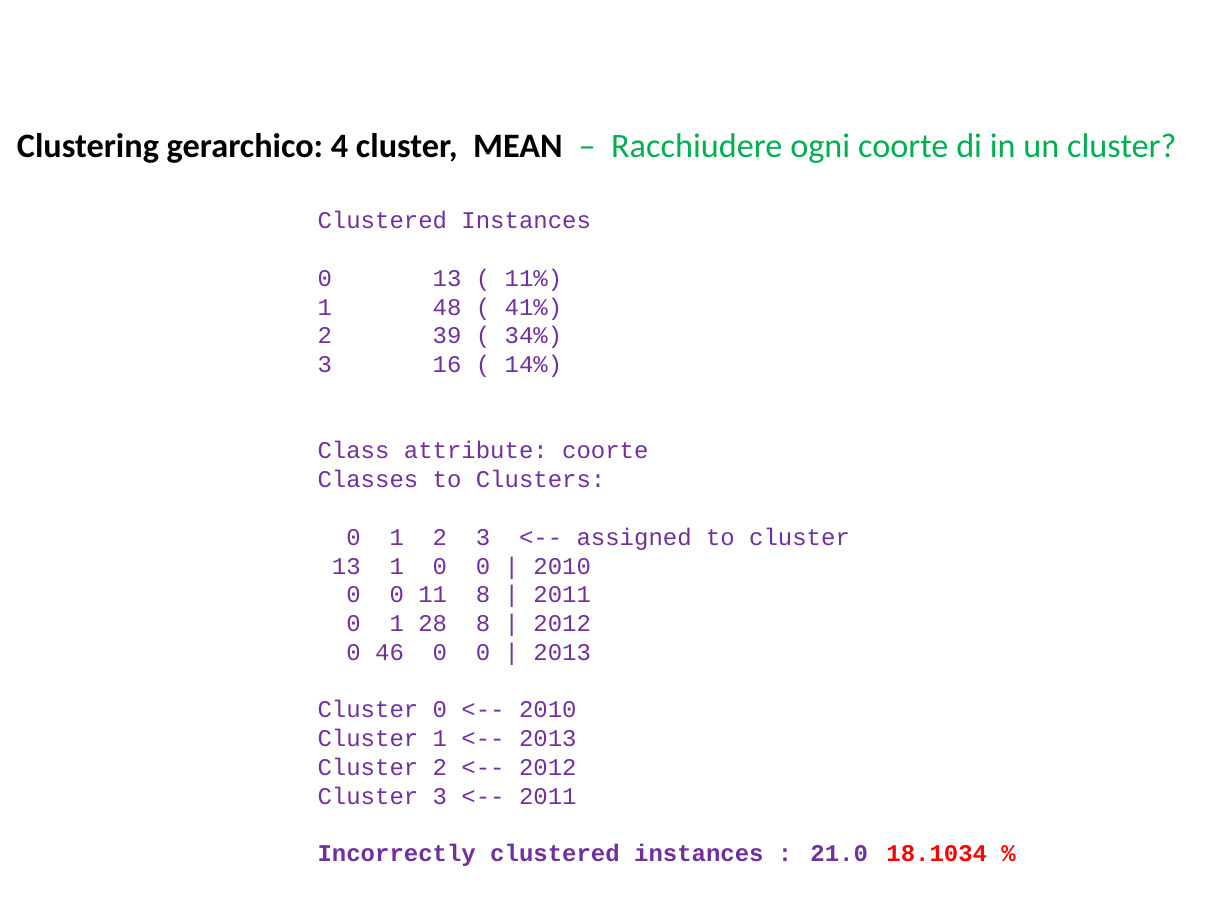
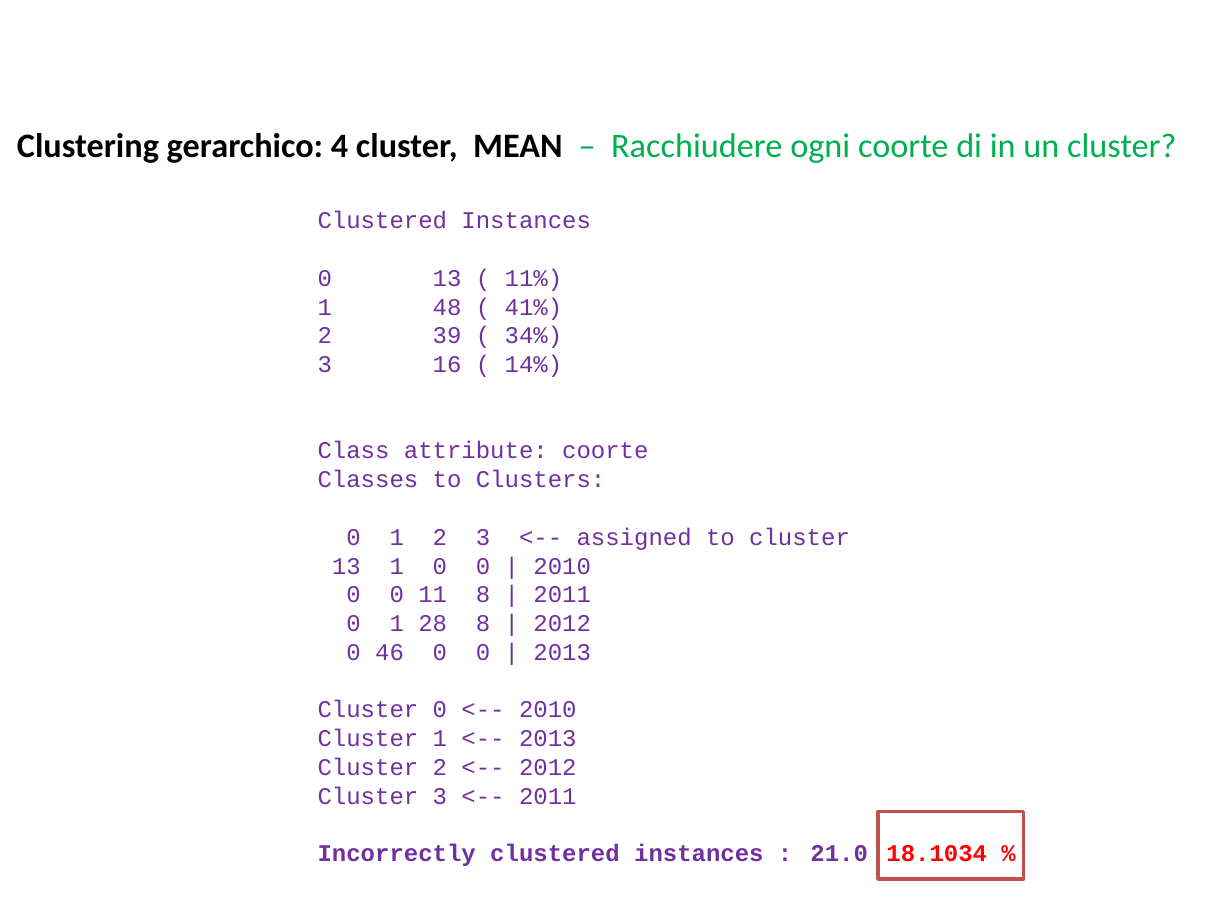
Before and after one commit to BlacknDecker/unifi, a slide deck: slide 63 of relazione.pptx (slide 66 before the commit). Drawn at 1232x924 pixels with LibreOffice and Linux fonts; fonts in the diff are those of the drawing; background and template pictures are left out. Boxes give left, top, right and bottom in pixels: in the first picture for what was removed or moved away, otherwise in the second. Text is boxed around its words. In the diff, an @@ line names an element or a change of style, - is before the commit and + after.

```diff
--- a/relazione.pptx
+++ b/relazione.pptx
@@ rectangle added at <box>878,811,1024,878</box>, fill #FFFFFF, outline #C0504D 2 pt @@
```
Also in this commit, not shown: 5 other slides changed, 6 slides added, 7 other files.
